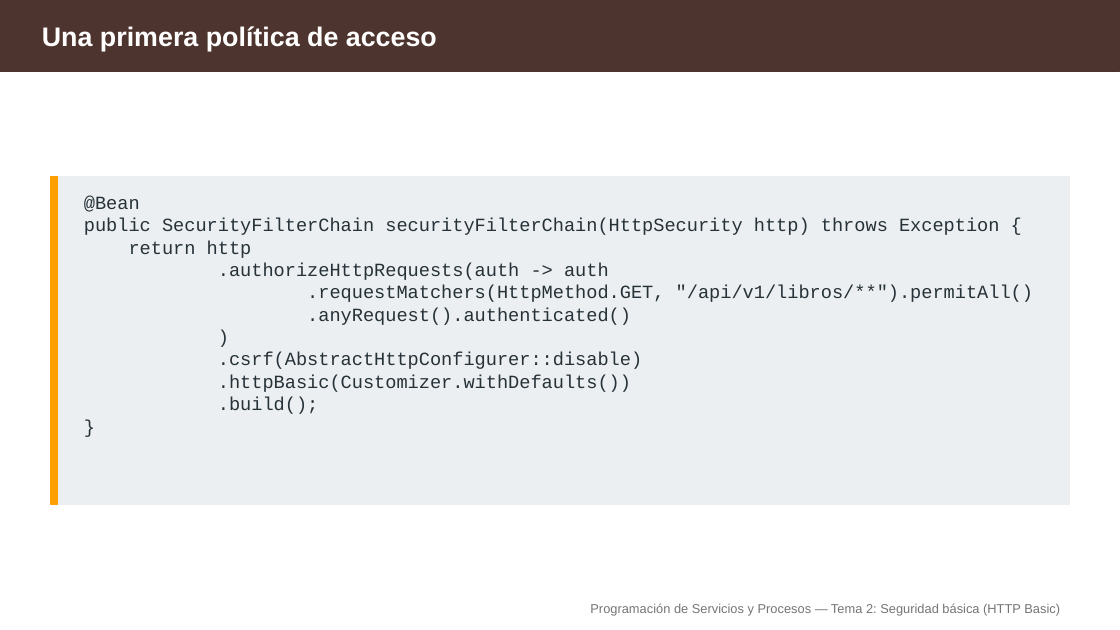
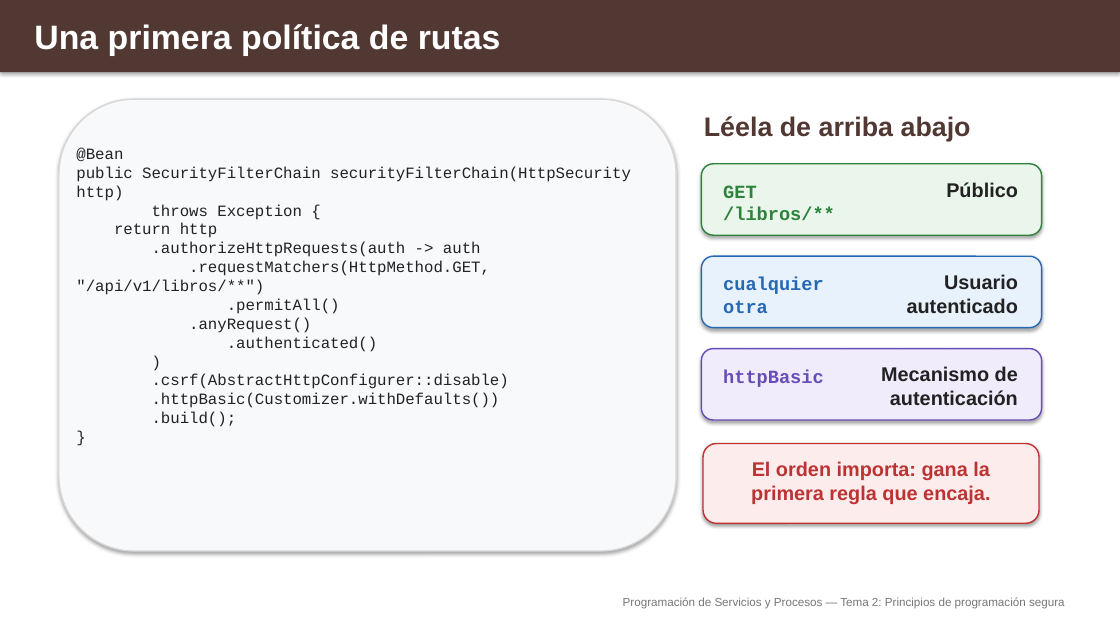
Before and after one commit to aitorventura/programacion-servicios-procesos, a slide deck: slide 8 of docs/tema2/diapositivas/seguridad-basica-http-basic.pptx (slide 19 before the commit). Drawn at 1120x630 pixels with LibreOffice and Linux fonts; fonts in the diff are those of the drawing. Boxes give left, top, right and bottom in pixels: in the first picture for what was removed or moved away, otherwise in the second. Text is boxed around its words. In the diff, an @@ line names an element or a change of style, - is before the commit and + after.

Commit message:
primeras sesiones de tema 2

```diff
--- a/docs/tema2/diapositivas/seguridad-basica-http-basic.pptx
+++ b/docs/tema2/diapositivas/seguridad-basica-http-basic.pptx
@@ rectangle at bbox=[0, 0, 1120, 72]: fill #4E342E to #523832; outline #4E342E 1 pt to none; shadow on @@
@@ text "Una primera política de rutas" at bbox=[34, 24, 501, 56]: vertical alignment middle to top @@
@@ text at bbox=[34, 24, 501, 56]: text changed; size 23 to 29 pt @@
-Una primera política de acceso
+Una primera política de rutas
@@ rounded rectangle added at bbox=[59, 99, 676, 551], fill #F8F9FB, outline #D7D7D7 1.2 pt @@
@@ text added at bbox=[704, 116, 971, 142], 23 pt, text #523832, bold @@
+Léela de arriba abajo
@@ text at bbox=[76, 147, 631, 427]: text changed; size 16 to 13.5 pt; text colour #263238 to #222222 @@
-@Bean
-public SecurityFilterChain securityFilterChain(HttpSecurity http) throws Exception {
-return http
-.authorizeHttpRequests(auth -> auth
-.requestMatchers(HttpMethod.GET, "/api/v1/libros/**").permitAll()
-.anyRequest().authenticated()
-)
-.csrf(AbstractHttpConfigurer::disable)
-.httpBasic(Customizer.withDefaults())
-.build();
-}
+@Bean
+public SecurityFilterChain securityFilterChain(HttpSecurity http)
+throws Exception {
+return http
+.authorizeHttpRequests(auth -> auth
+.requestMatchers(HttpMethod.GET, "/api/v1/libros/**")
+.permitAll()
+.anyRequest()
+.authenticated()
+)
+.csrf(AbstractHttpConfigurer::disable)
+.httpBasic(Customizer.withDefaults())
+.build();
+}
@@ rectangle removed at bbox=[50, 176, 1070, 504] @@
@@ rectangle removed at bbox=[50, 176, 57, 504] @@
@@ rounded rectangle added at bbox=[702, 164, 1042, 235], fill #EAF6EB, outline #2D823C 1.2 pt @@
@@ text added at bbox=[723, 185, 835, 220], 16 pt, text #2D823C, bold @@
+GET /libros/**
@@ text added at bbox=[946, 182, 1018, 197], 17 pt, text #222222, bold @@
+Público
@@ rounded rectangle added at bbox=[702, 256, 1042, 328], fill #E8F2FC, outline #2668B6 1.2 pt @@
@@ text added at bbox=[723, 277, 823, 313], 16 pt, text #2668B6, bold @@
+cualquier otra
@@ text added at bbox=[907, 274, 1018, 313], 17 pt, text #222222, bold @@
+Usuario autenticado
@@ rounded rectangle added at bbox=[702, 349, 1042, 420], fill #F0ECFC, outline #674DB8 1.2 pt @@
@@ text added at bbox=[723, 370, 823, 387], 16 pt, text #674DB8, bold @@
+httpBasic
@@ text added at bbox=[881, 366, 1018, 406], 17 pt, text #222222, bold @@
+Mecanismo de autenticación
@@ rounded rectangle added at bbox=[703, 444, 1039, 523], fill #FDECEC, outline #BC3333 1.2 pt @@
@@ text added at bbox=[751, 461, 990, 504], 17 pt, text #BC3333, bold @@
+El orden importa: gana la primera regla que encaja.
@@ text "Programación de Servicios y Procesos ..." at bbox=[623, 597, 1065, 609]: vertical alignment middle to top @@
@@ text at bbox=[623, 597, 1065, 609]: text changed; size 11 to 10 pt; text colour #757575 to #787878 @@
-Programación de Servicios y Procesos — Tema 2: Seguridad básica (HTTP Basic)
+Programación de Servicios y Procesos — Tema 2: Principios de programación segura
```
Also in this commit, not shown: 2 other slides changed, 11 slides added, 27 slides removed, 17 other files.
